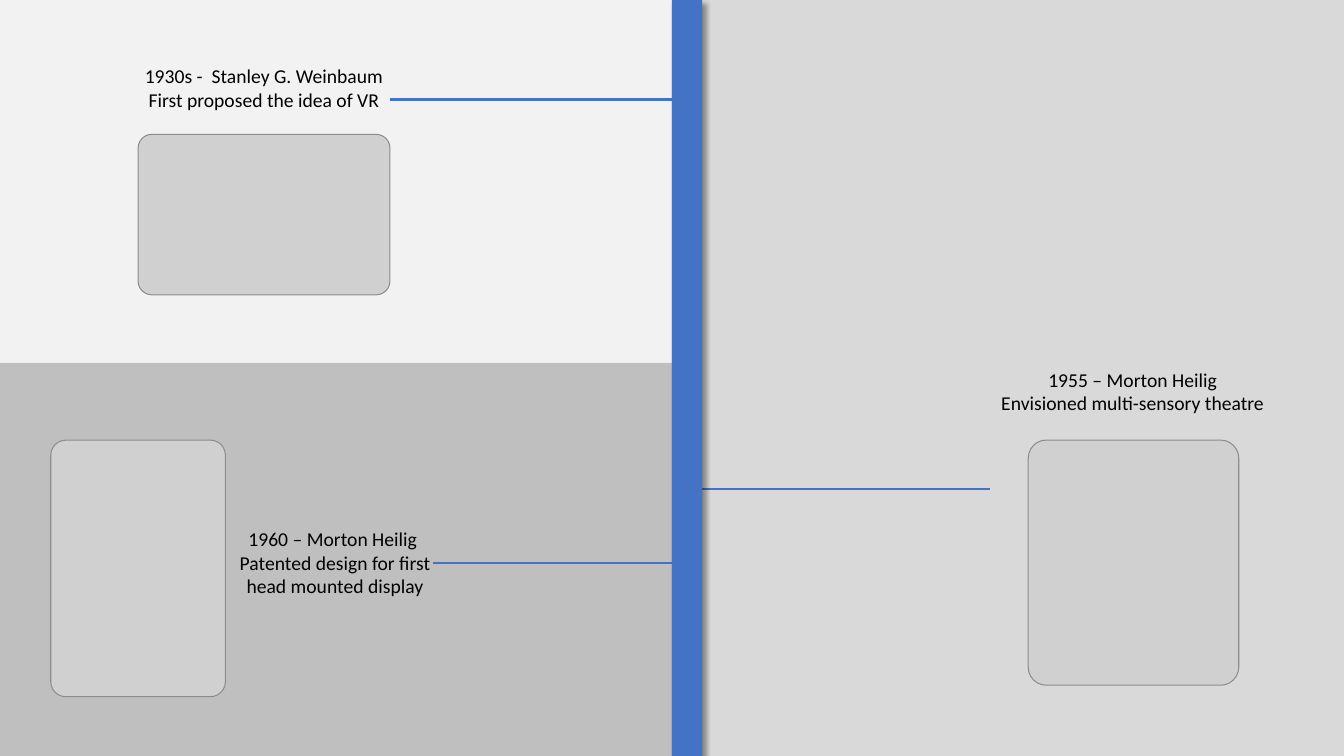
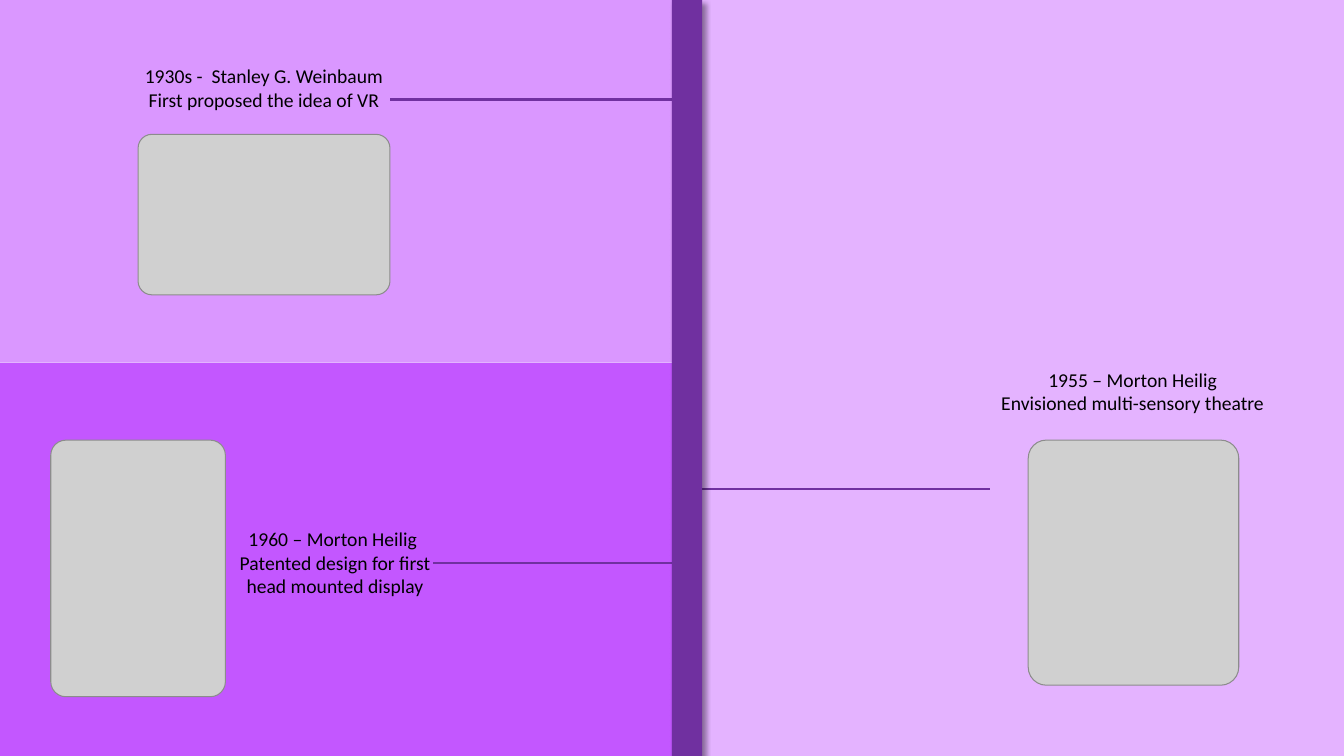
Before and after one commit to aaron020/vrproject, a slide deck: slide 2 of History and future.pptx. Drawn at 1344x756 pixels with LibreOffice and Linux fonts; fonts in the diff are those of the drawing; grey boxes stand for pictures. Boxes give left, top, right and bottom in pixels: in the first picture for what was removed or moved away, otherwise in the second. Text is boxed around its words. In the diff, an @@ line names an element or a change of style, - is before the commit and + after.

```diff
--- a/History and future.pptx
+++ b/History and future.pptx
@@ rectangle at [0, 0, 685, 363]: fill #F2F2F2 to #DA97FF @@
@@ rectangle at [673, 0, 703, 756]: fill #4472C4 to #7030A0 @@
@@ rectangle at [685, 0, 1344, 756]: fill #D9D9D9 to #E4B3FF @@
@@ line (685, 100) - (390, 100): stroke #4472C4 1.5 pt to #7030A0 1.5 pt @@
@@ rectangle at [0, 363, 685, 756]: fill #BFBFBF to #C357FF @@
@@ line (673, 489) - (990, 489): stroke #4472C4 1.5 pt to #7030A0 1.5 pt @@
@@ line (685, 563) - (434, 563): stroke #4472C4 1.5 pt to #7030A0 1.5 pt @@
```
Also in this commit, not shown: 2 other slides changed, 1 slide added.
